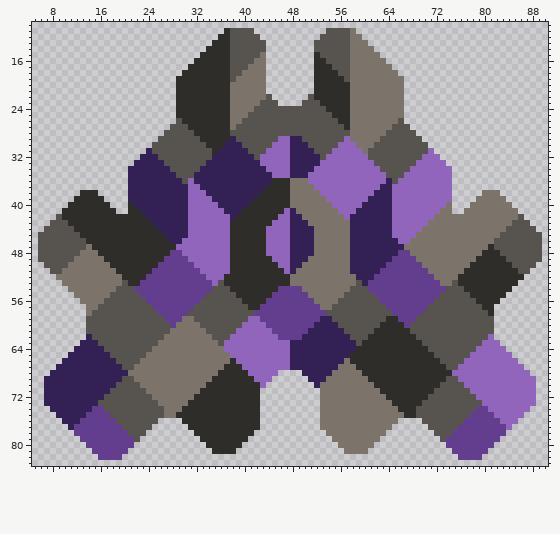
Sprite sheet -- assets/sprites/blocks/turrets/calmness-preview.png. The first picture shows the starting point.
The file is 96x96 pixels. Shown: x 5..90, y 10..83.
After the commit:
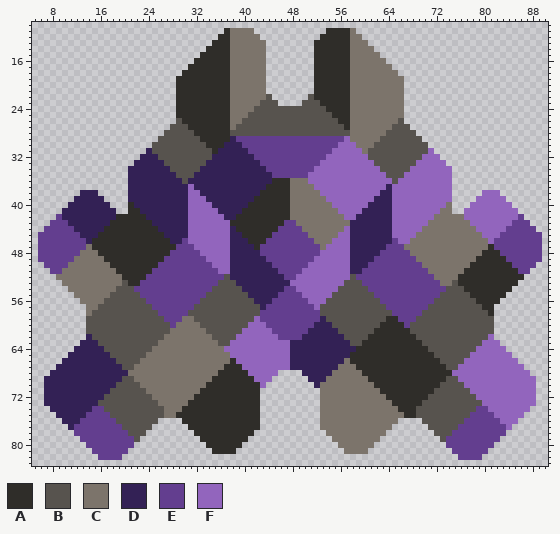
Palette (. is transparent): A #2f2d29  B #57534e  C #7c746b  D #332155  E #633e8f  F #9265bd
The exact change:
y 11: x 38..41 BBBB -> CCCC; x 54..57 BBBB -> AAAA
y 12: x 38..42 BBBBB -> CCCCC; x 53..57 BBBBB -> AAAAA
y 13..14: x 38..43 BBBBBB -> CCCCCC; x 52..57 BBBBBB -> AAAAAA
y 15: x 38..42 BBBBB -> CCCCC; x 53..57 BBBBB -> AAAAA
y 16: x 38..41 BBBB -> CCCC; x 54..57 BBBB -> AAAA
y 17: x 38..40 BBB -> CCC; x 55..57 BBB -> AAA
y 18: x 38..39 BB -> CC; x 56..57 BB -> AA
y 19: x 38 B -> C; x 57 B -> A
y 29: x 39..56 BBBBBBBFFDDBBBBBBB -> EEEEEEEEEEEEEEEEEE
y 30: x 40..55 BBBBBFFFDDDBBBBB -> EEEEEEEEEEEEEEEE
y 31: x 41..54 BBBFFFFDDDDBBB -> EEEEEEEEEEEEEE
y 32: x 42..53 BFFFFFDDDDDB -> EEEEEEEEEEEE
y 33: x 43..52 FFFFFDDDDD -> EEEEEEEEEE
y 34: x 44..51 FFFFDDDD -> EEEEEEEE
y 35: x 45..50 FFFDDD -> EEEEEE
y 36: x 31 F -> D; x 64 D -> F
y 37: x 32 F -> D; x 63 D -> F
y 38: x 13..15 AAA -> DDD; x 33 F -> D; x 62 D -> F; x 80..82 CCC -> FFF
y 39: x 12..16 AAAAA -> DDDDD; x 34 F -> D; x 61 D -> F; x 79..83 CCCCC -> FFFFF
y 40: x 11..17 AAAAAAA -> DDDDDDD; x 35 F -> D; x 60 D -> F; x 78..84 CCCCCCC -> FFFFFFF
y 41: x 10..18 AAAAAAAAA -> DDDDDDDDD; x 36 F -> D; x 47..48 FD -> AC; x 59 D -> F; x 77..85 CCCCCCCCC -> FFFFFFFFF
y 42: x 9..18 BAAAAAAAAA -> EDDDDDDDDD; x 37 F -> D; x 46..49 FFDD -> AACC; x 58 D -> F; x 77..86 CCCCCCCCCB -> FFFFFFFFFE
y 43: x 8..17 BBBAAAAAAA -> EEEDDDDDDD; x 45..50 FFFDDD -> AAEECC; x 78..87 CCCCCCCBBB -> FFFFFFFEEE
y 44: x 7..16 BBBBBAAAAA -> EEEEEDDDDD; x 38 A -> D; x 44..51 FFFFDDDD -> AAEEEECC; x 57 C -> F; x 79..88 CCCCCBBBBB -> FFFFFEEEEE
y 45: x 6..15 BBBBBBBAAA -> EEEEEEEDDD; x 38..39 AA -> DD; x 44..51 FFFFDDDD -> AEEEEEEC; x 56..57 CC -> FF; x 80..89 CCCBBBBBBB -> FFFEEEEEEE
y 46: x 6..14 BBBBBBBBA -> EEEEEEEED; x 30 F -> E; x 38..40 AAA -> DDD; x 44..51 FFFFDDDD -> EEEEEEEE; x 55..57 CCC -> FFF; x 65 D -> E; x 81..89 CBBBBBBBB -> FEEEEEEEE
y 47: x 6..13 BBBBBBBB -> EEEEEEEE; x 29..31 FFF -> EEE; x 38..41 AAAA -> DDDD; x 43..52 AFFFFDDDDC -> EEEEEEEEEE; x 54..57 CCCC -> FFFF; x 64..66 DDD -> EEE; x 82..89 BBBBBBBB -> EEEEEEEE
y 48: x 6..12 BBBBBBB -> EEEEEEE; x 30..32 FFF -> EEE; x 38..57 AAAAAAFFFFDDDDCCCCCC -> DDDDDEEEEEEEEEEFFFFF; x 63..65 DDD -> EEE; x 83..89 BBBBBBB -> EEEEEEE
y 49: x 6..11 BBBBBB -> EEEEEE; x 31..33 FFF -> EEE; x 38..57 AAAAAAAFFFDDDCCCCCCC -> DDDDDDEEEEEEEEFFFFFF; x 62..64 DDD -> EEE; x 84..89 BBBBBB -> EEEEEE
y 50: x 7..10 BBBB -> EEEE; x 32..34 FFF -> EEE; x 38..57 AAAAAAAAFFDDCCCCCCCC -> DDDDDDDEEEEEEFFFFFFF; x 61..63 DDD -> EEE; x 85..88 BBBB -> EEEE
y 51: x 8..9 BB -> EE; x 33..35 FFF -> EEE; x 38..57 AAAAAAAAAFDCCCCCCCCC -> DDDDDDDDEEEEFFFFFFFF; x 60..62 DDD -> EEE; x 86..87 BB -> EE
y 52: x 34..61 FFFAAAAAAAAAAACCCCCCCCCCCDDD -> EEEBDDDDDDDDDEEFFFFFFFFFBEEE
y 53: x 35 F -> E; x 37..58 AAAAAAAAAAACCCCCCCCCCC -> BBDDDDDDDDDFFFFFFFFFBB; x 60 D -> E
y 54: x 38..46 AAAAAAAAE -> BBDDDDDDD; x 49..57 ECCCCCCCC -> FFFFFFFBB
y 55: x 39..45 AAAAAAE -> BBDDDDD; x 50..56 ECCCCCC -> FFFFFBB
y 56: x 40..44 AAAAE -> BBDDD; x 51..55 ECCCC -> FFFBB
y 57: x 41..43 AAE -> BBD; x 52..54 ECC -> FBB
y 58: x 42 E -> B; x 53 E -> B
y 59: x 41 F -> B; x 54 D -> B
y 60: x 40 F -> B; x 55 D -> B
y 61: x 39 F -> B; x 56 D -> B
y 62: x 38 F -> B; x 57 D -> B
y 63: x 37 F -> B; x 58 D -> B
